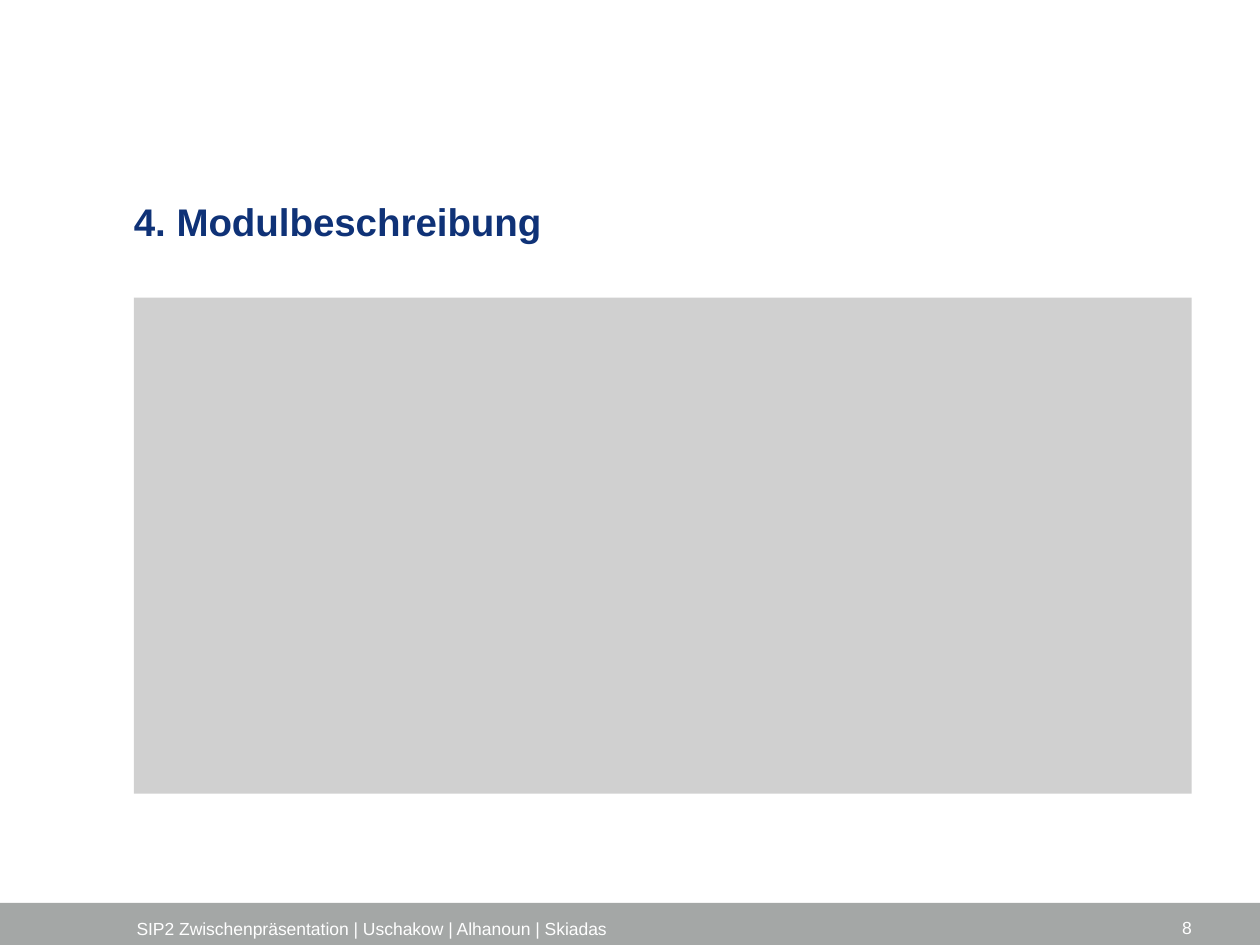
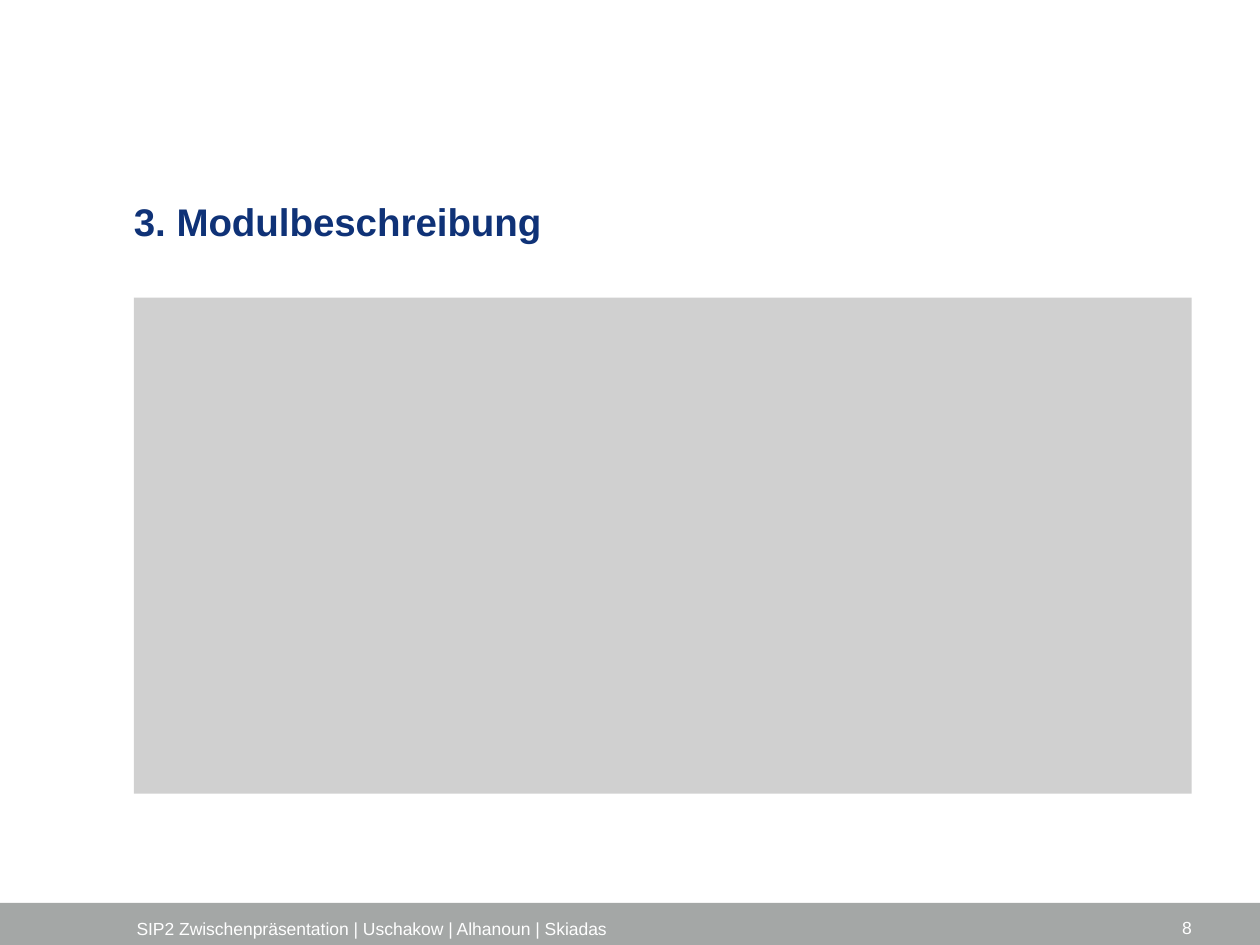
Before and after one commit to Edwardha92/SIP2, a slide deck: slide 8 of docs/final_documentation/Präsi_vonAlexgeändert.pptx. Drawn at 1260x945 pixels with LibreOffice and Linux fonts; fonts in the diff are those of the drawing; grey boxes stand for pictures; background and template pictures are left out. Boxes give left, top, right and bottom in pixels: in the first picture for what was removed or moved away, otherwise in the second. Text is boxed around its words. In the diff, an @@ line names an element or a change of style, - is before the commit and + after.

```diff
--- a/docs/final_documentation/Präsi_vonAlexgeändert.pptx
+++ b/docs/final_documentation/Präsi_vonAlexgeändert.pptx
@@ title at (134,208,542,244): text changed @@
-4. Modulbeschreibung
+3. Modulbeschreibung
```
Also in this commit, not shown: 6 other slides changed, 1 slide added, 1 other file.
